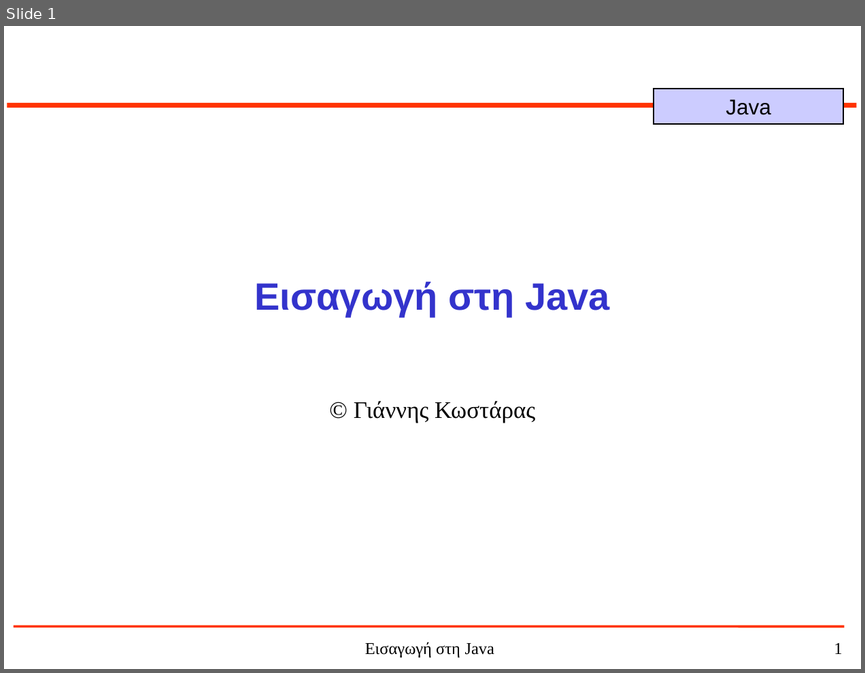
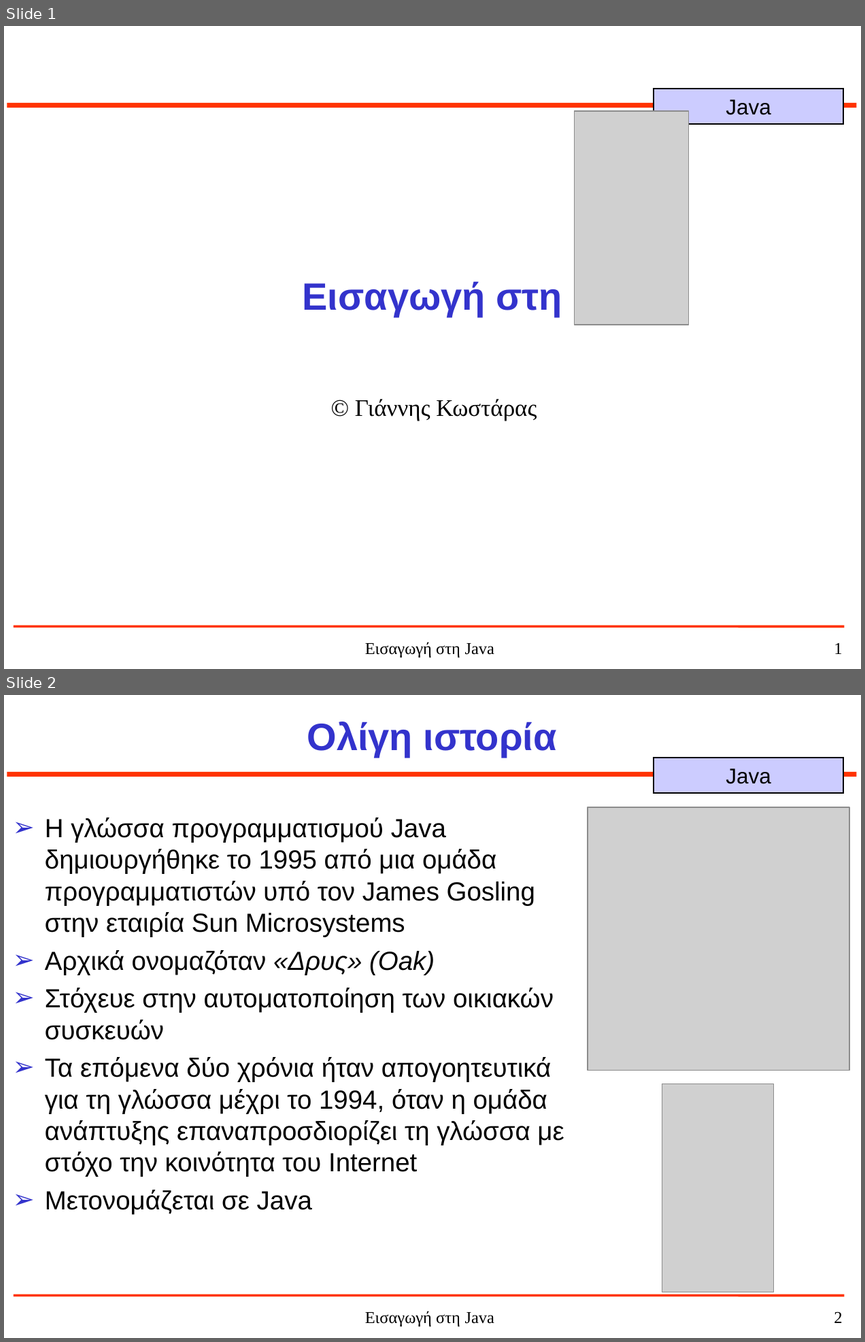
Before and after one commit to jkost/jkost.github.io, a slide deck: Java/slides/1-JavaHistory.ppt. Shown one above the other, each under a label of ours: slide 1 before the commit, slides 1 and 2 after it. The pictures are 865x673 and 865x1342 pixels, drawn with LibreOffice and Linux fonts; fonts in the diff are those of the drawing; grey boxes stand for pictures. Boxes give left, top, right and bottom in pixels: in the first picture for what was removed or moved away, otherwise in the second. Text is boxed around its words. In the diff, an @@ line names an element or a change of style, - is before the commit and + after.

```diff
--- a/Java/slides/1-JavaHistory.ppt
+++ b/Java/slides/1-JavaHistory.ppt
@@ slide 2 added at bbox=[4, 695, 861, 1338], background #FFFFFF; not listed: 5 template elements that a slide beside it also shows @@
@@ title added at bbox=[307, 722, 557, 758], 32 pt, text #3333CC, bold @@
+Ολίγη ιστορία
@@ picture added at bbox=[587, 807, 850, 1070] @@
@@ text added at bbox=[45, 817, 564, 1214], 22 pt, text #000000 @@
+➢ Η γλώσσα προγραμματισμού Java δημιουργήθηκε το 1995 από μια ομάδα προγραμματιστών υπό τον James Gosling στην εταιρία Sun Microsystems
+➢ Αρχικά ονομαζόταν «Δρυς» (Oak)
+➢ Στόχευε στην αυτοματοποίηση των οικιακών συσκευών
+➢ Τα επόμενα δύο χρόνια ήταν απογοητευτικά για τη γλώσσα μέχρι το 1994, όταν η ομάδα ανάπτυξης επαναπροσδιορίζει τη γλώσσα με στόχο την κοινότητα του Internet
+➢ Μετονομάζεται σε Java
@@ picture added at bbox=[662, 1084, 774, 1292] @@
@@ slide 1 changed as well @@
@@ picture added at bbox=[574, 111, 689, 324] @@
@@ title at bbox=[302, 281, 562, 317]: text changed @@
-Εισαγωγή στη Java
+Εισαγωγή στη
@@ subtitle "© Γιάννης Κωστάρας": place and size @@
-subtitle "© Γιάννης Κωστάρας" at bbox=[354, 401, 535, 423]
+subtitle "© Γιάννης Κωστάρας" at bbox=[355, 399, 536, 420]
```
Also in this commit, not shown: 7 other slides added, 37 slides removed, 2 other files.
